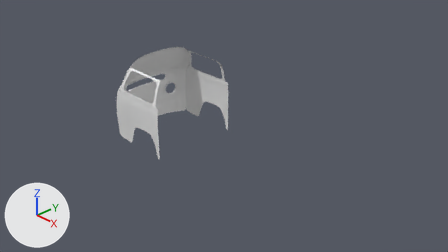
Renders of the Blender file blender-3.6/with-materials/van.blend from each side of a commit.
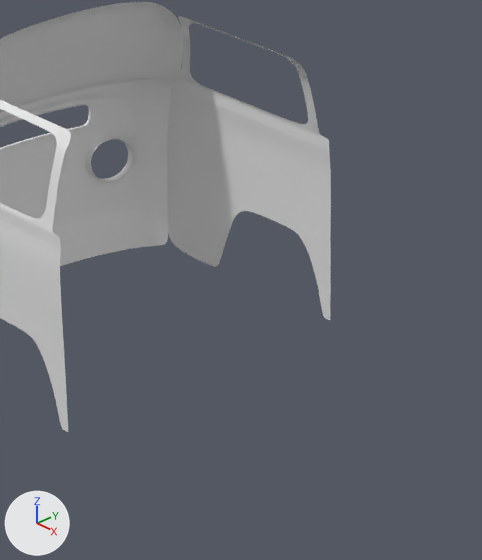
There are two pictures of each version: one from the file's camera 'Camera', one close up on the part from 32% to 60% of the width and 18% to 76% of the height. The lights are fixed; the arrows at lower left show +X, +Y and +Z.

Names of what the first close-up shows: 'Van.001', 'Van.002'.
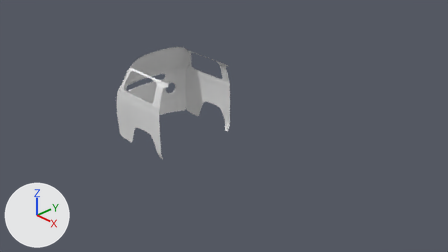
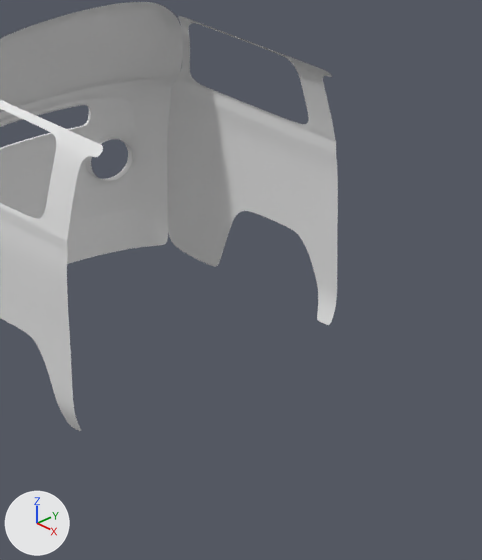
Pixel boxes (x1, y1, x2, y2) of what changed, in the close-ups (482 x 560 px):
'Van.002', reshaped
    before: (0, 16, 331, 432)
    after: (0, 16, 338, 431)
part 1 of me_circle_002, built on
    before: (40, 55, 331, 432)
    after: (40, 54, 338, 431)

The edits, one by one:
me_circle_002 is used by ob_van_002; location (0.0, 0.0, 0.0).
me_circle_002 had 283 vertices, 233 faces and spanned x -2.12..-0.8, y 0.7..0.88, z -0.75..0.75.
me_circle_002 now has 326 vertices, 272 faces and spans x -2.12..-0.64, y 0.7..0.88, z -0.75..0.75.
Part 1, on me_circle_002:
1 vertex is removed from x -0.87, y 0.76, z 0.68.
9 faces are deleted.
4 vertices in x -0.85..-0.8, y 0.88, z -0.75 move by (0.0, -0.05, 0.0).
3 vertices in x -0.87..-0.82, y 0.88, z -0.68 move by (0.0, -0.02, 0.0).
5 vertices move from x -0.93..-0.8, y 0.76..0.88, z -0.68..0.67 to x -0.93..-0.75, y 0.76..0.88, z -0.62..0.67.
19 vertices are added at x -0.9..-0.64, y 0.7..0.87, z -0.68..0.75.
20 new vertices lie (0.05, 0.0, 0.0) away from vertices in x -0.97..-0.8, y 0.7..0.88, z -0.75..0.75.
5 new vertices lie (0.07, 0.0, 0.0) away from vertices in x -0.87, y 0.7..0.86, z 0.31..0.75.
48 new faces join them.
